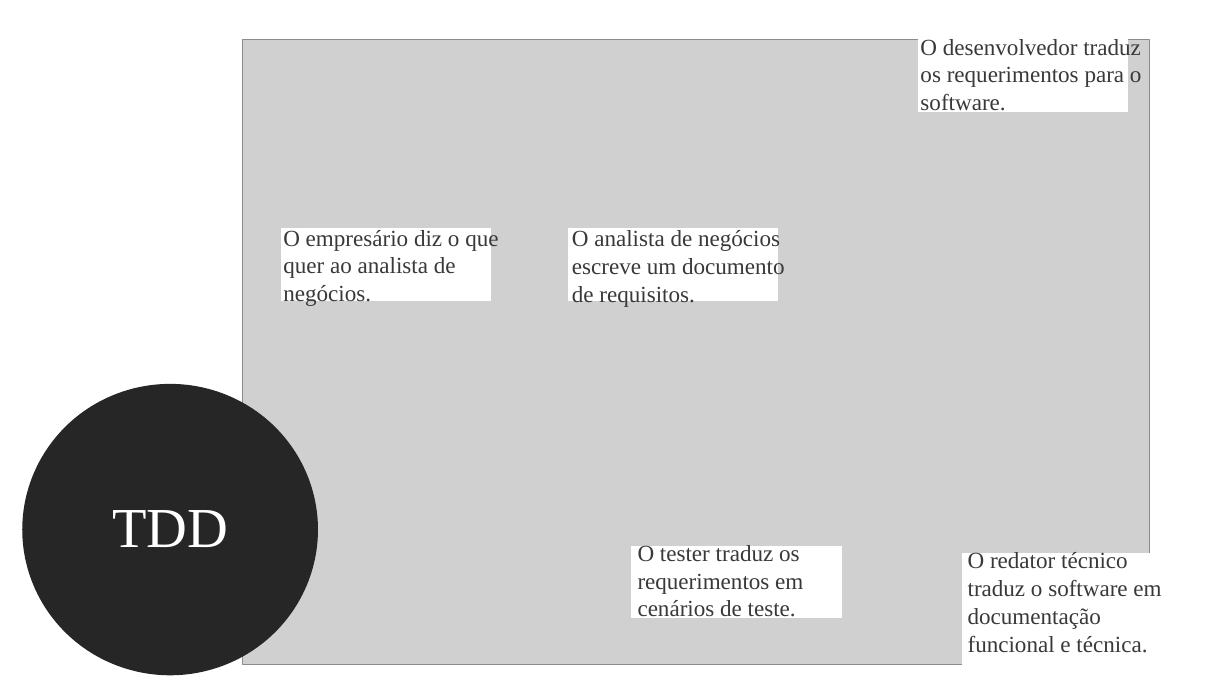
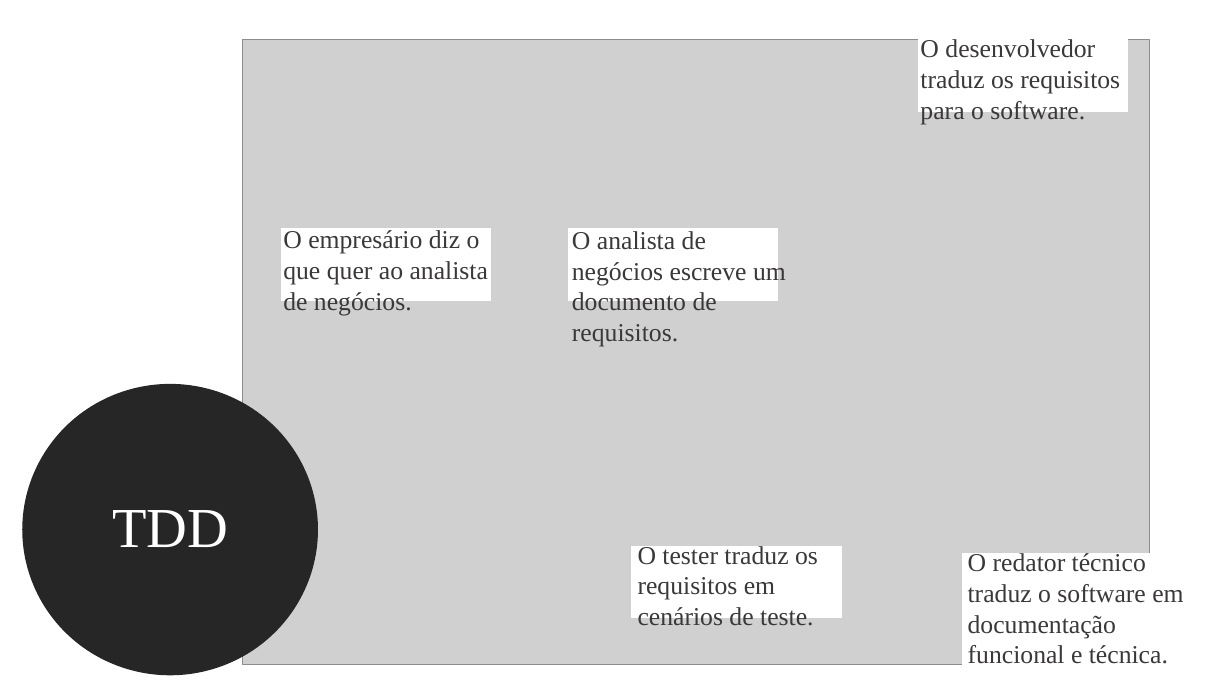
Before and after one commit to feevars/fatec4SEM, a slide deck: slide 3 of 2SEM/IES100 - Engenharia de Software I/BDD - Behavior Driven Development/apresentacao-oficial_BDD.pptx. Drawn at 1232x693 pixels with LibreOffice and Linux fonts; fonts in the diff are those of the drawing; grey boxes stand for pictures. Boxes give left, top, right and bottom in pixels: in the first picture for what was removed or moved away, otherwise in the second. Text is boxed around its words. In the diff, an @@ line names an element or a change of style, - is before the commit and + after.

```diff
--- a/2SEM/IES100 - Engenharia de Software I/BDD - Behavior Driven Development/apresentacao-oficial_BDD.pptx
+++ b/2SEM/IES100 - Engenharia de Software I/BDD - Behavior Driven Development/apresentacao-oficial_BDD.pptx
@@ text at [920, 39, 1120, 124]: text changed; size 18 to 20 pt @@
-O desenvolvedor traduz os requerimentos para o software.
+O desenvolvedor traduz os requisitos para o software.
@@ size 18 to 20 pt in 3 elements at [283, 230, 488, 315], [968, 551, 1183, 664], [572, 231, 786, 347] @@
@@ text at [638, 543, 818, 626]: text changed; size 18 to 20 pt @@
-O tester traduz os requerimentos em cenários de teste.
+O tester traduz os requisitos em cenários de teste.
```
Also in this commit, not shown: 5 other slides changed, 1 slide added.
